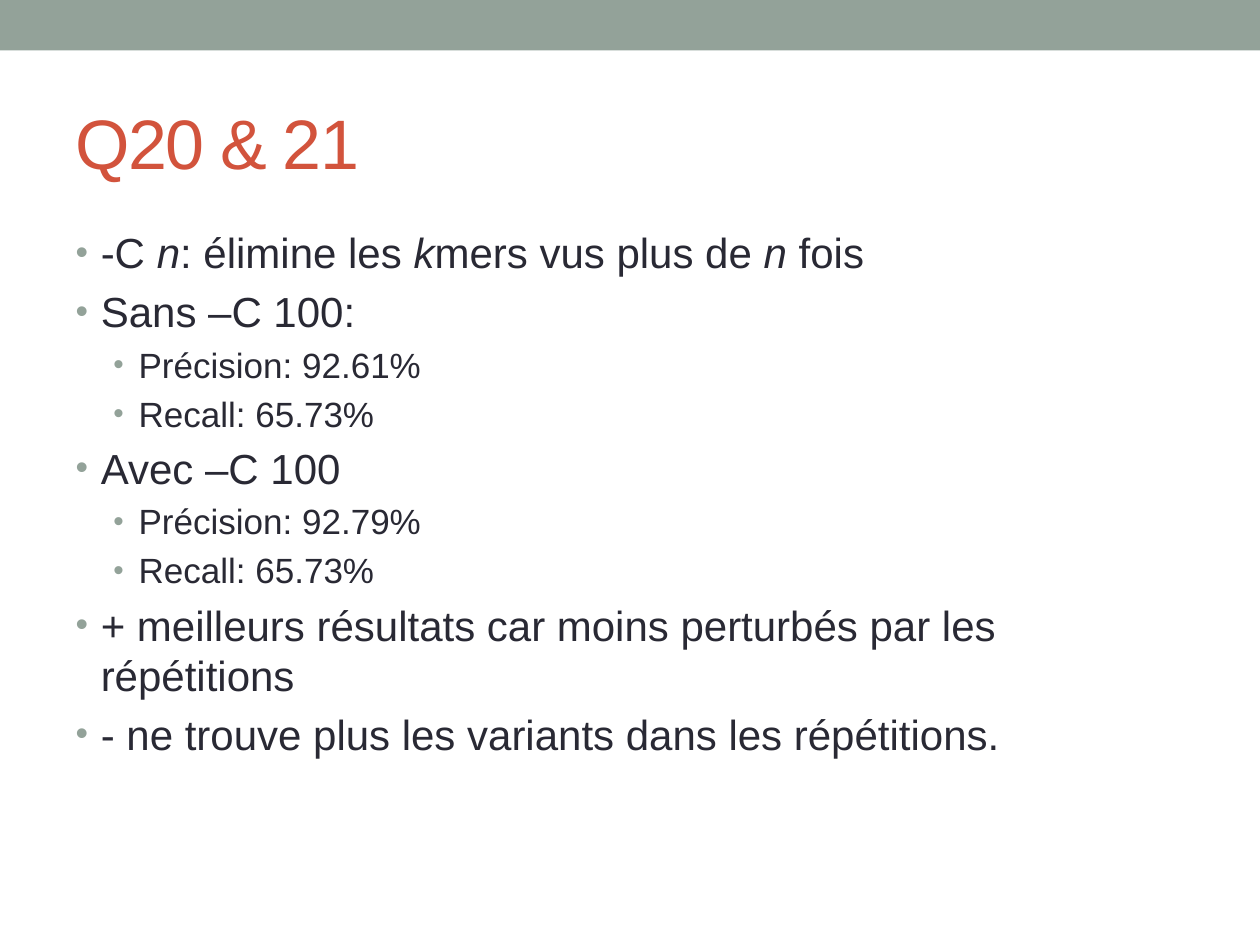
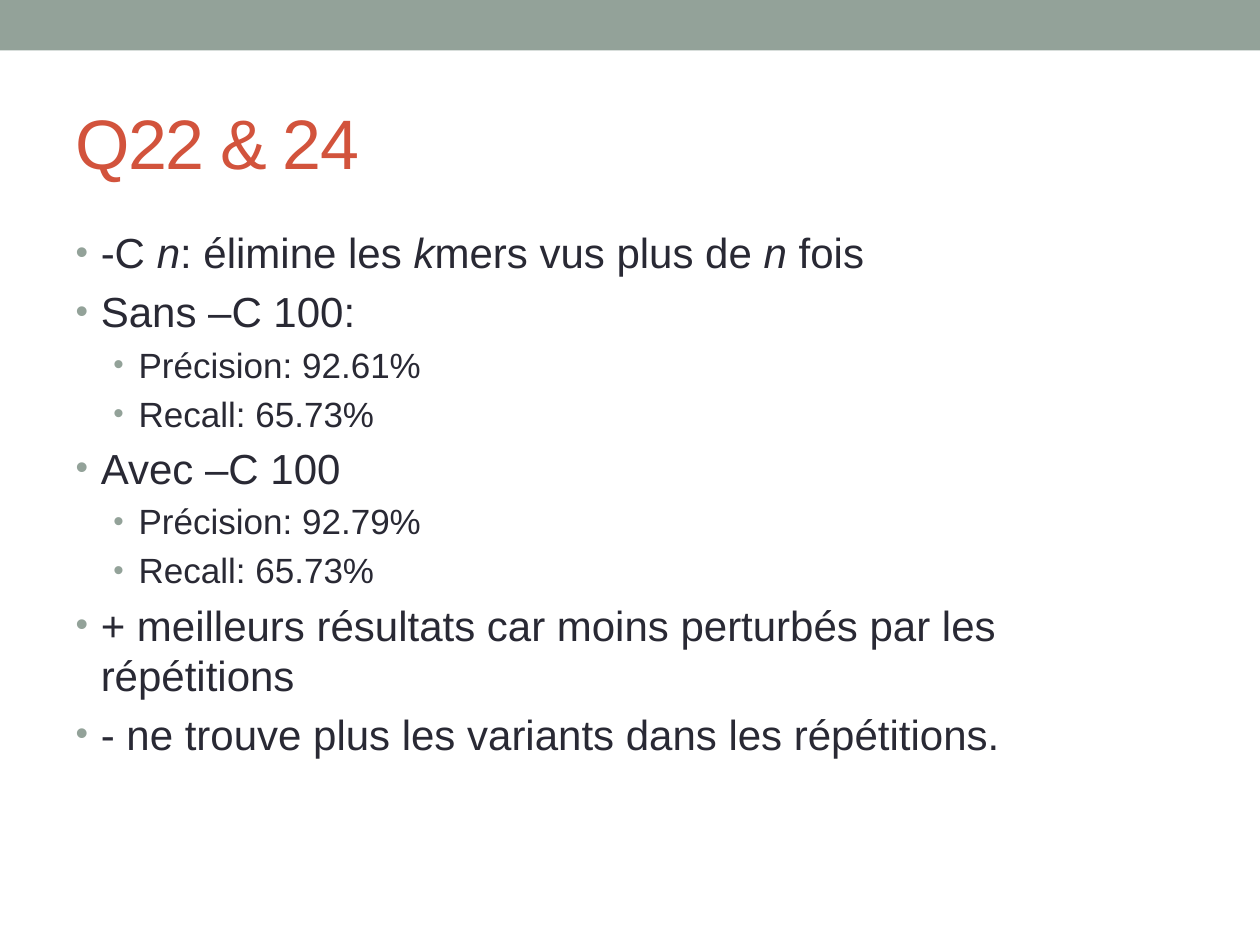
Before and after one commit to GATB/DiscoSnp, a slide deck: slide 15 of donot_release/formation_montpellier/TP_formation_colib'read.pptx (slide 14 before the commit). Drawn at 1260x945 pixels with LibreOffice and Linux fonts; fonts in the diff are those of the drawing. Boxes give left, top, right and bottom in pixels: in the first picture for what was removed or moved away, otherwise in the second. Text is boxed around its words. In the diff, an @@ line names an element or a change of style, - is before the commit and + after.

```diff
--- a/donot_release/formation_montpellier/TP_formation_colib'read.pptx
+++ b/donot_release/formation_montpellier/TP_formation_colib'read.pptx
@@ title at bbox=[76, 120, 359, 182]: text changed @@
-Q20 & 21
+Q22 & 24
```
Also in this commit, not shown: 14 other slides changed, 2 slides added, 1 slide removed, 6 other files.
